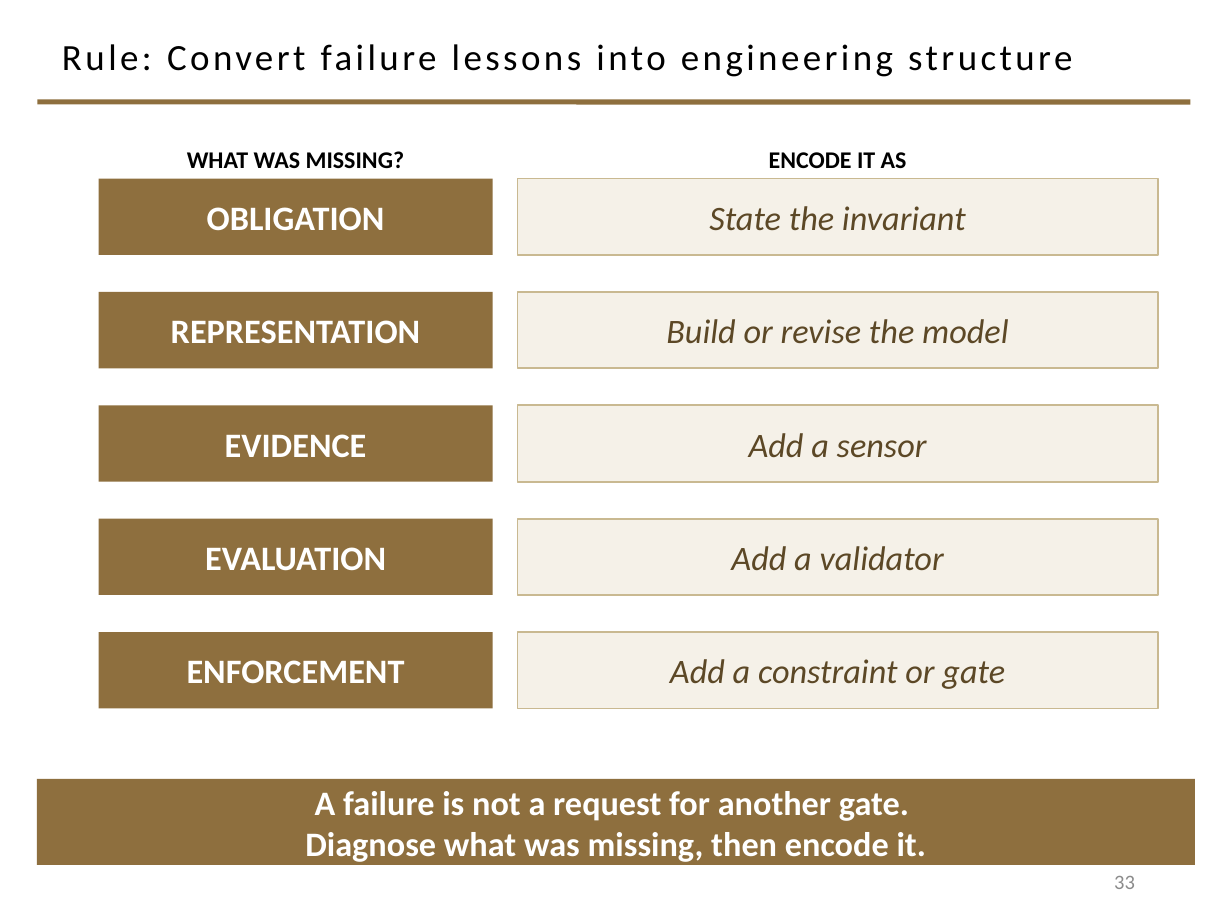
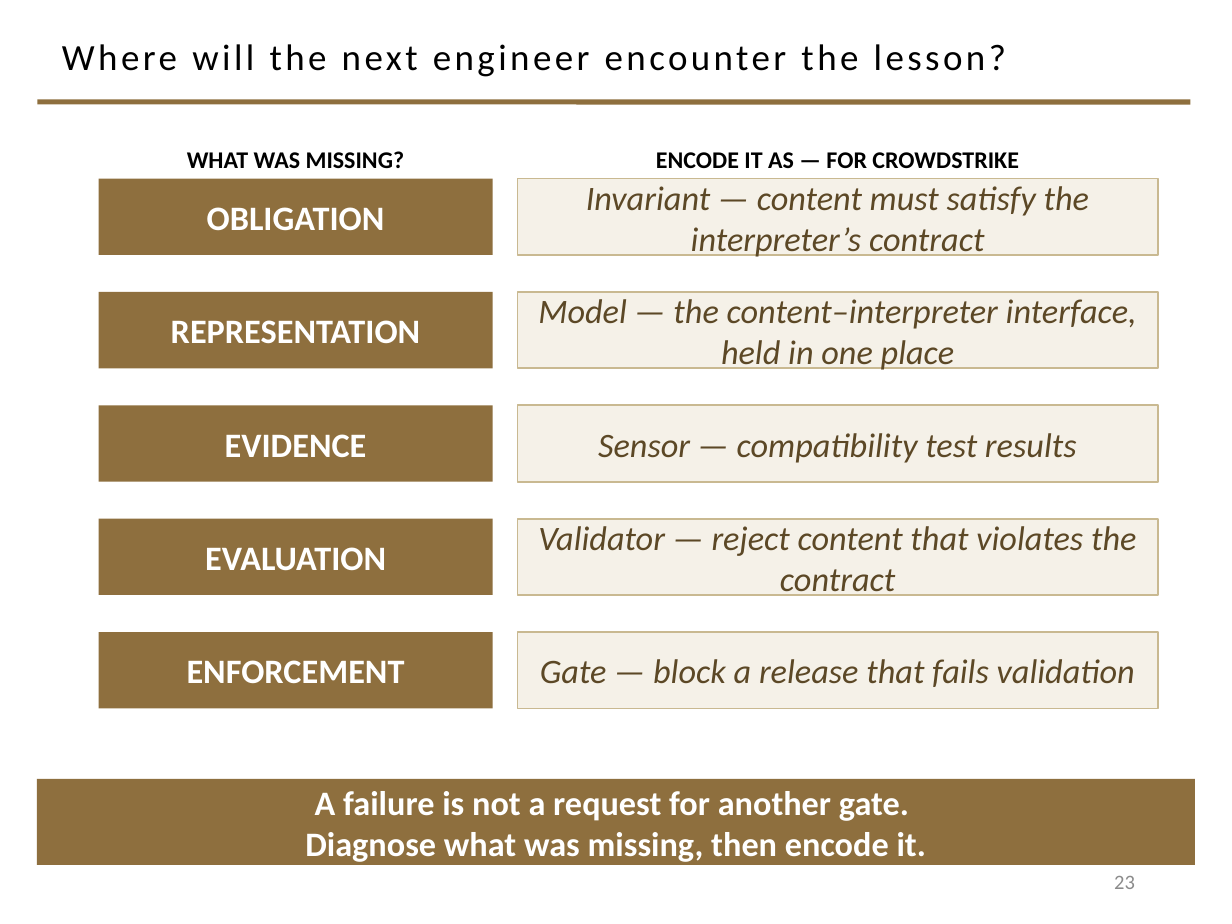
Before and after one commit to davisjam/model-based-agentic-software-engineering, a slide deck: slide 23 of course/lectures/act-2-delegation-and-control/04-failure-aware-engineering/2-4-Failure-Aware-Engineering.pptx (slide 33 before the commit). Drawn at 1232x924 pixels with LibreOffice and Linux fonts; fonts in the diff are those of the drawing; background and template pictures are left out. Boxes give left, top, right and bottom in pixels: in the first picture for what was removed or moved away, otherwise in the second. Text is boxed around its words. In the diff, an @@ line names an element or a change of style, - is before the commit and + after.

```diff
--- a/course/lectures/act-2-delegation-and-control/04-failure-aware-engineering/2-4-Failure-Aware-Engineering.pptx
+++ b/course/lectures/act-2-delegation-and-control/04-failure-aware-engineering/2-4-Failure-Aware-Engineering.pptx
@@ title at (62, 44, 1006, 77): text changed @@
-Rule: Convert failure lessons into engineering structure
+Where will the next engineer encounter the lesson?
@@ text at (656, 152, 1018, 168): text changed @@
-ENCODE IT AS
+ENCODE IT AS — FOR CROWDSTRIKE
@@ text in rectangle at (586, 186, 1089, 257): text changed @@
-State the invariant
+Invariant — content must satisfy the interpreter’s contract
@@ text in rectangle at (538, 299, 1137, 370): text changed @@
-Build or revise the model
+Model — the content–interpreter interface, held in one place
@@ text in rectangle at (598, 433, 1077, 463): text changed @@
-Add a sensor
+Sensor — compatibility test results
@@ text in rectangle at (538, 526, 1136, 596): text changed @@
-Add a validator
+Validator — reject content that violates the contract
@@ text in rectangle at (540, 659, 1135, 687): text changed @@
-Add a constraint or gate
+Gate — block a release that fails validation
@@ page number at (1114, 876, 1135, 889): text changed @@
-33
+23
```
Also in this commit, not shown: 3 other slides changed, 24 slides added, 30 slides removed, 12 other files.
